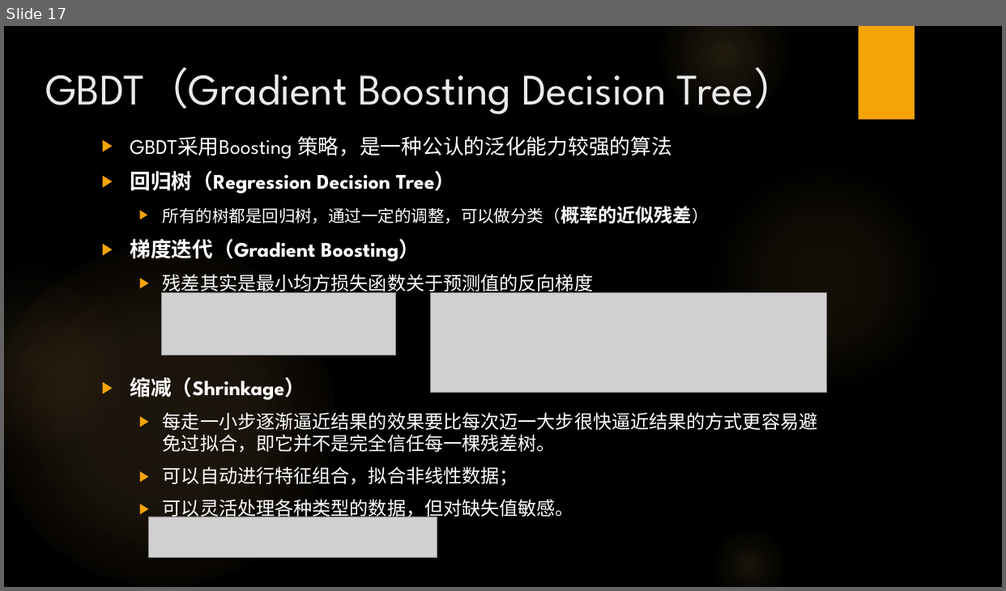
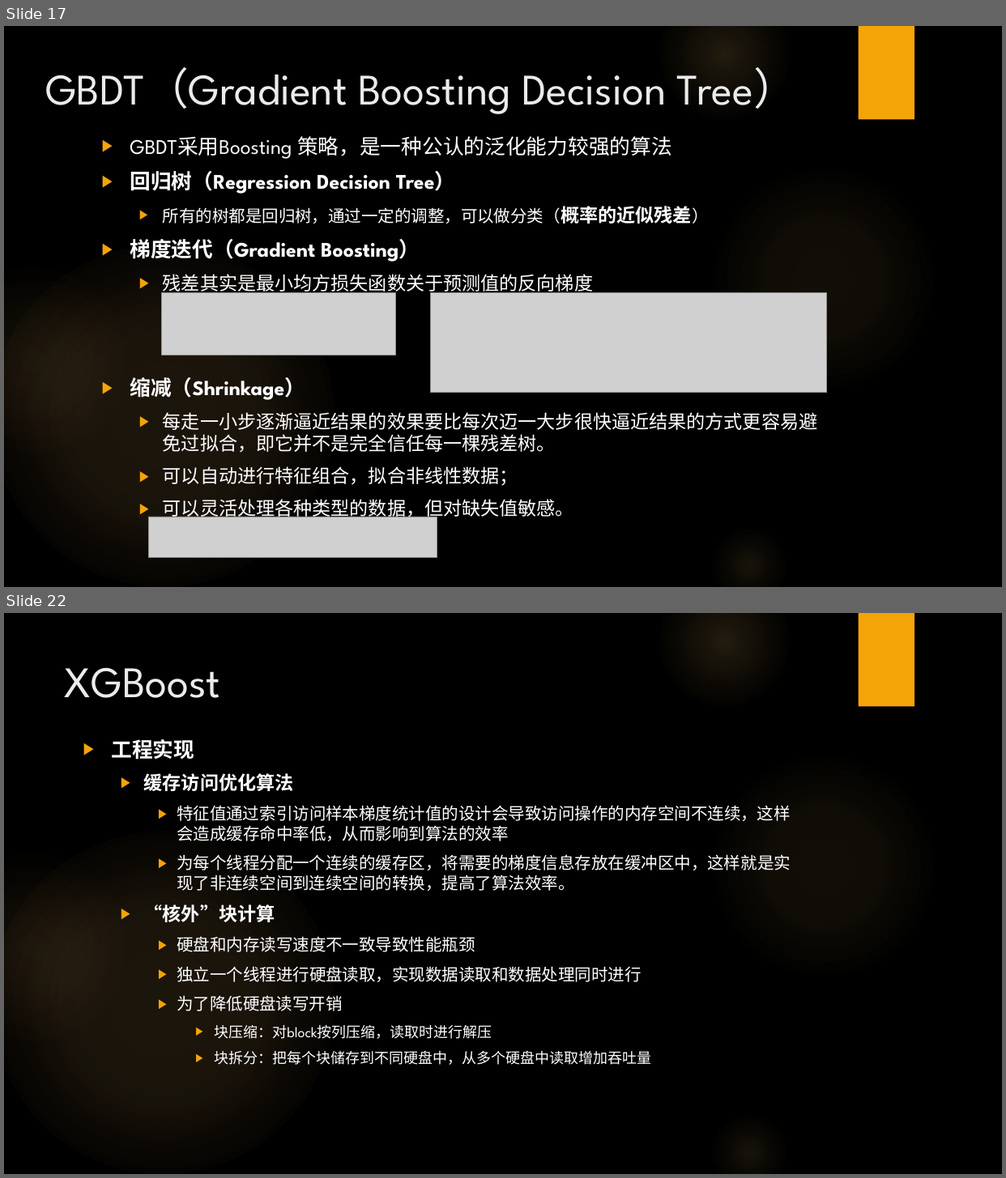
Before and after one commit to RobertWang2/DNN-MI, a slide deck: resources/分享PPT合集/决策树算法发展.pptx. Shown one above the other, each under a label of ours: slide 17 before the commit, slides 17 and 22 after it; the slides between them are not shown. The pictures are 1006x591 and 1006x1178 pixels, drawn with LibreOffice and Linux fonts; fonts in the diff are those of the drawing; grey boxes stand for pictures; background and template pictures are left out. Boxes give left, top, right and bottom in pixels: in the first picture for what was removed or moved away, otherwise in the second. Text is boxed around its words. In the diff, an @@ line names an element or a change of style, - is before the commit and + after.

```diff
--- a/resources/分享PPT合集/决策树算法发展.pptx
+++ b/resources/分享PPT合集/决策树算法发展.pptx
@@ slide 22 added at bbox=[4, 613, 1002, 1174], background picture (left out); not listed: 6 template elements that a slide beside it also shows @@
@@ title added at bbox=[65, 667, 221, 698], 42 pt, text #EBEBEB @@
+XGBoost
@@ text added at bbox=[111, 739, 791, 1065], 16 pt, text #FFFFFF @@
+▶ 工程实现
+  ▶ 缓存访问优化算法
+    ▶ 特征值通过索引访问样本梯度统计值的设计会导致访问操作的内存空间不连续，这样会造成缓存命中率低，从而影响到算法的效率
+    ▶ 为每个线程分配一个连续的缓存区，将需要的梯度信息存放在缓冲区中，这样就是实现了非连续空间到连续空间的转换，提高了算法效率。
+  ▶ “核外”块计算
+    ▶ 硬盘和内存读写速度不一致导致性能瓶颈
+    ▶ 独立一个线程进行硬盘读取，实现数据读取和数据处理同时进行
+    ▶ 为了降低硬盘读写开销
+      ▶ 块压缩：对block按列压缩，读取时进行解压
+      ▶ 块拆分：把每个块储存到不同硬盘中，从多个硬盘中读取增加吞吐量
```
Also in this commit, not shown: 6 slides changed, 4 other slides added, 1 slide removed.
